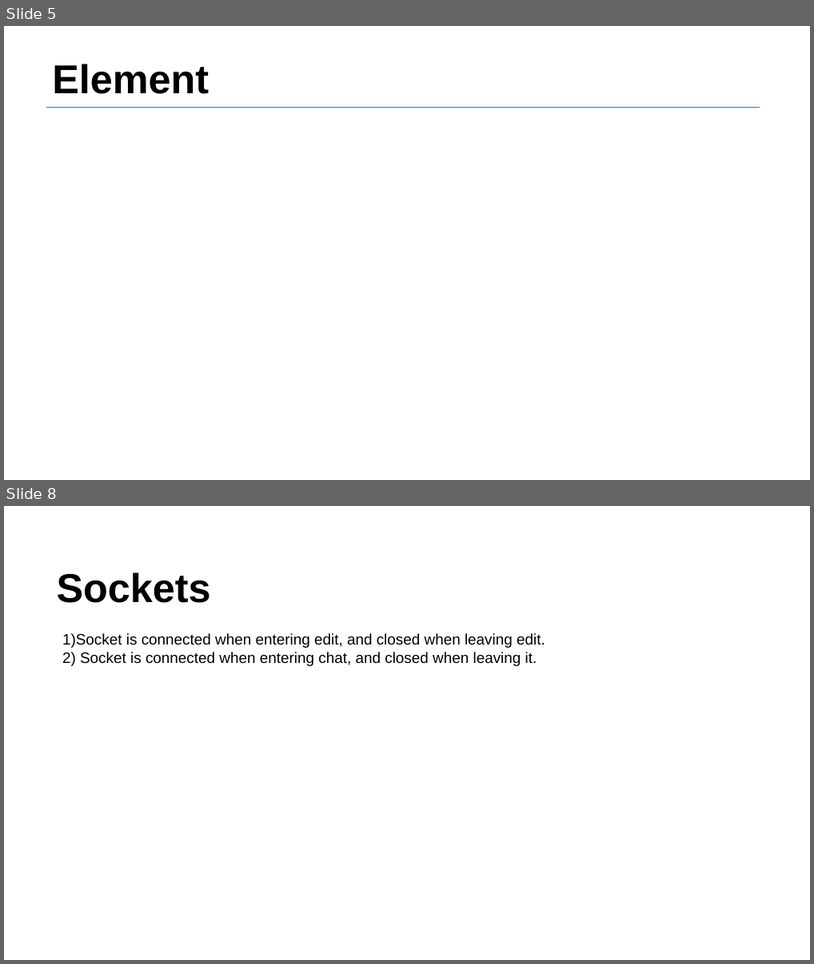
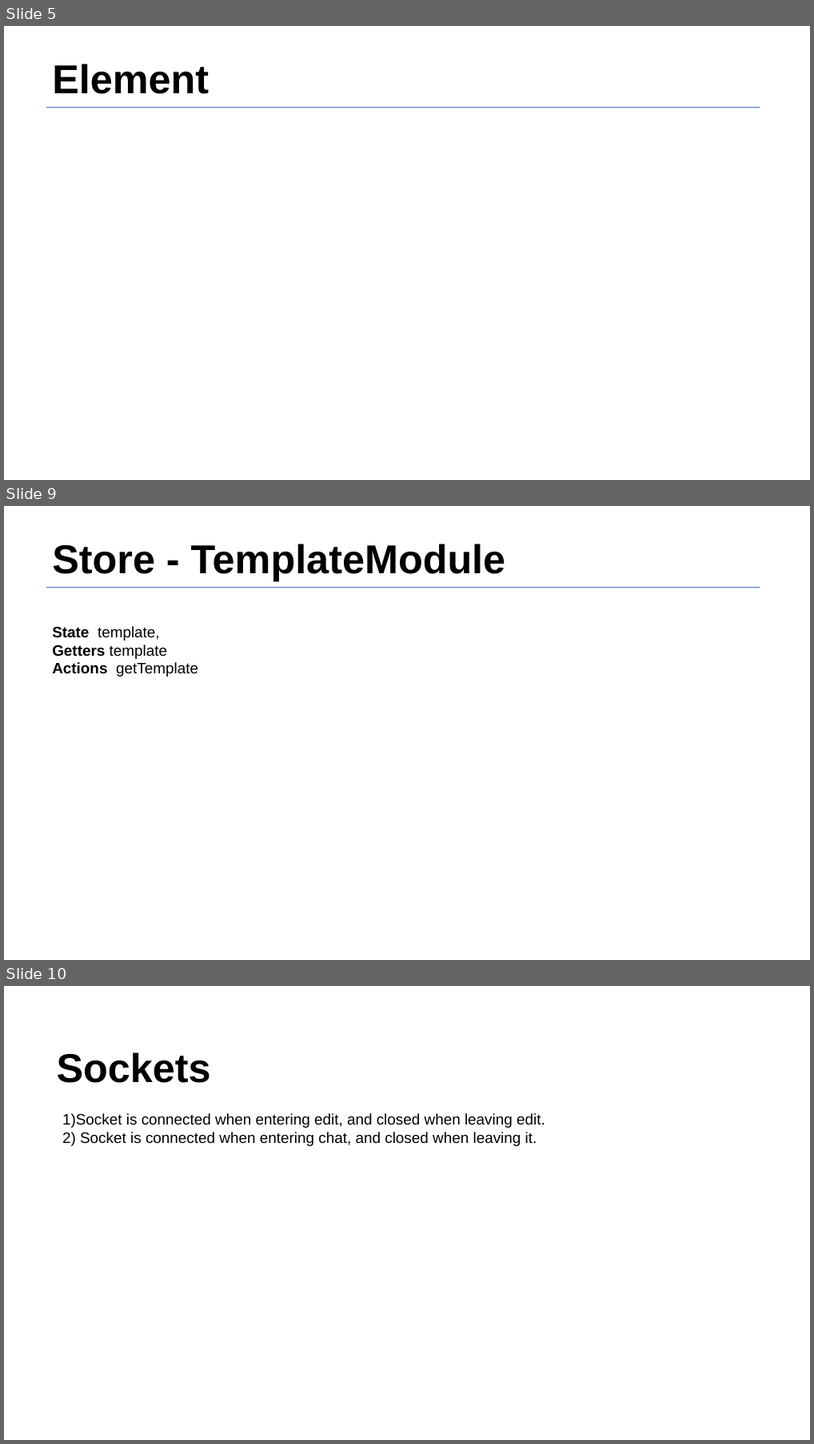
Before and after one commit to giladberg/wixer, a slide deck: document/Product Definition Document Sample - Vybing - v1.5-converted (1).pptx. Shown one above the other, each under a label of ours: slides 5 and 8 before the commit, slides 5, 9 and 10 after it; the slides between them are not shown. The pictures are 814x964 and 814x1444 pixels, drawn with LibreOffice and Linux fonts; fonts in the diff are those of the drawing. Boxes give left, top, right and bottom in pixels: in the first picture for what was removed or moved away, otherwise in the second. Text is boxed around its words. In the diff, an @@ line names an element or a change of style, - is before the commit and + after.

```diff
--- a/document/Product Definition Document Sample - Vybing - v1.5-converted (1).pptx
+++ b/document/Product Definition Document Sample - Vybing - v1.5-converted (1).pptx
@@ slide 9 added at [4,506,810,960], background #FFFFFF @@
@@ title added at [52,544,506,581], 48 pt, text #000000, bold @@
+Store - TemplateModule
@@ freeform shape added at [46,587,760,587], outline #4471C4 0.75 pt @@
@@ text added at [52,626,198,676], 18 pt, text #000000 @@
+State template,
+Getters template
+Actions getTemplate
@@ what was slide 8 is now slide 10 @@
```
Also in this commit, not shown: 2 slides changed, 1 other slide added, 20 other files.
